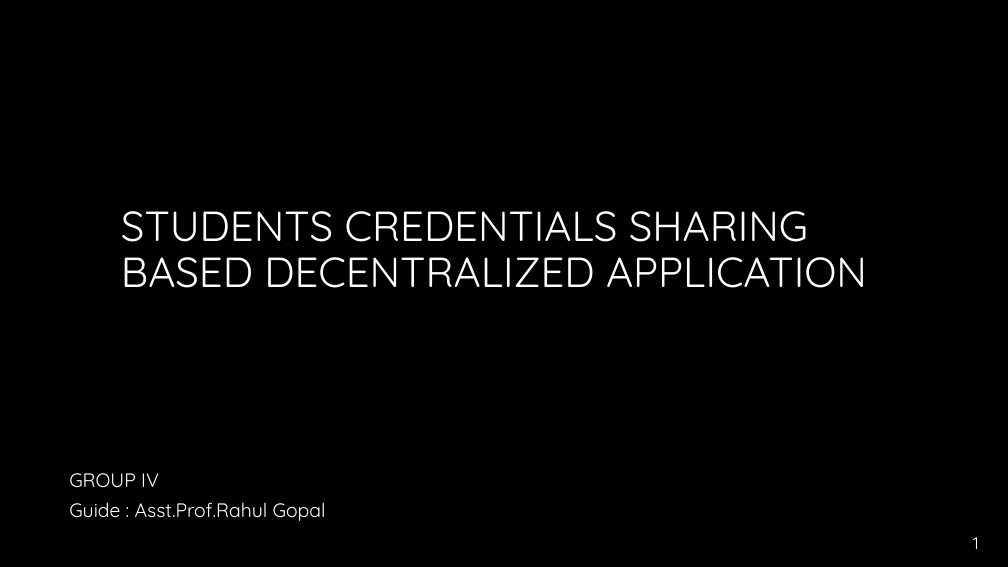
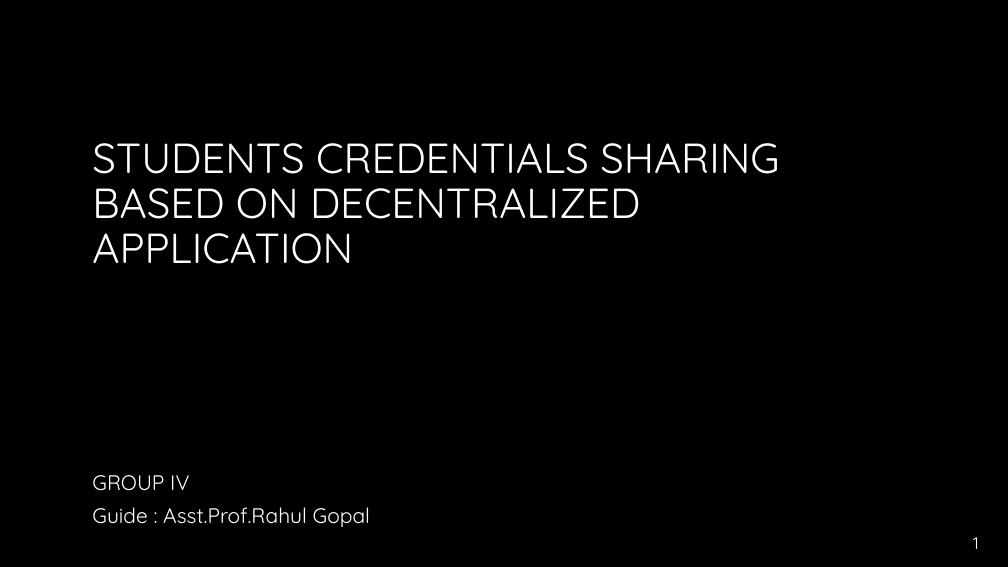
Before and after one commit to Annsunny595/ppt, a slide deck: slide 1 of Presentation PROJECT.pptx. Drawn at 1008x567 pixels with LibreOffice and Linux fonts; fonts in the diff are those of the drawing; background and template pictures are left out. Boxes give left, top, right and bottom in pixels: in the first picture for what was removed or moved away, otherwise in the second. Text is boxed around its words. In the diff, an @@ line names an element or a change of style, - is before the commit and + after.

```diff
--- a/Presentation PROJECT.pptx
+++ b/Presentation PROJECT.pptx
@@ title at (92, 143, 779, 264): text changed @@
-STUDENTS CREDENTIALS SHARING BASED DECENTRALIZED APPLICATION
+STUDENTS CREDENTIALS SHARING BASED ON DECENTRALIZED APPLICATION
@@ subtitle "GROUP IV": place and size @@
-subtitle "GROUP IV" at (69, 473, 326, 521)
+subtitle "GROUP IV" at (92, 475, 370, 527)
@@ subtitle "GROUP IV" at (92, 475, 370, 527): size 18.5 to 20 pt; line spacing 0.8 to 0.9 @@
```
Also in this commit, not shown: 7 other slides changed, 5 slides removed.
